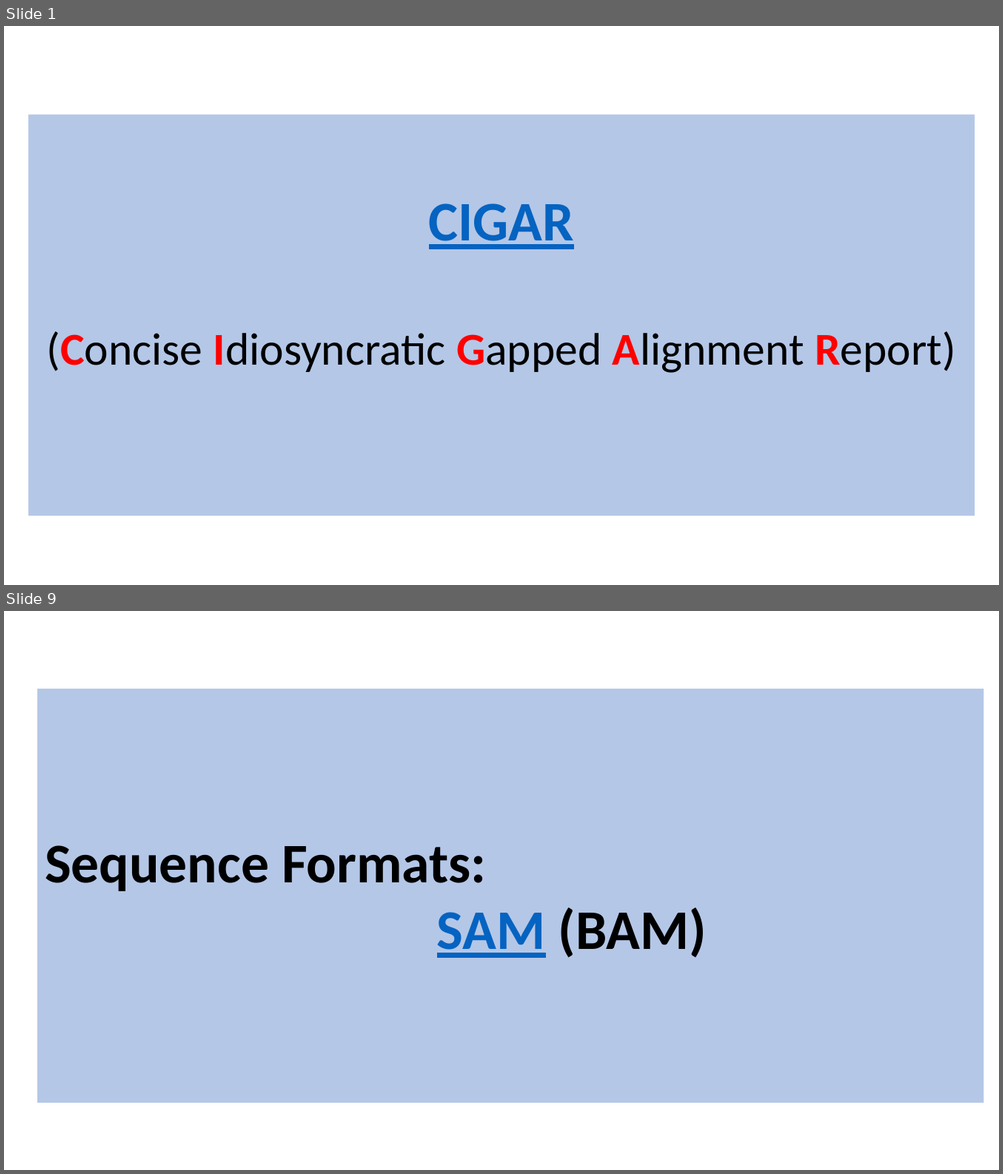
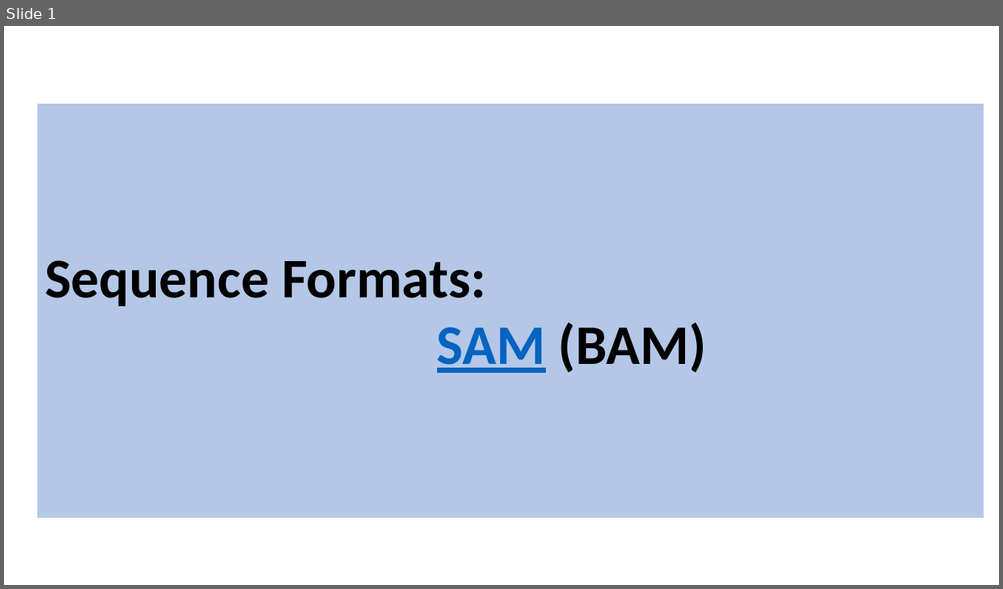
Before and after one commit to BioinformaticsTraining/Introduction-to-Bioinformatics, a slide deck: Flip Presentations/NGS_Intro/03-SAM_BAM/BAM_CIGAR.pptx. Shown one above the other, each under a label of ours: slides 1 and 9 before the commit, slide 1 after it; the slides between them are not shown. The pictures are 1003x1174 and 1003x589 pixels, drawn with LibreOffice and Linux fonts; fonts in the diff are those of the drawing. Boxes give left, top, right and bottom in pixels: in the first picture for what was removed or moved away, otherwise in the second. Text is boxed around its words. In the diff, an @@ line names an element or a change of style, - is before the commit and + after.

Commit message:
Jusy N & P to do for CIGARs
	modified:   Flip Presentations/NGS_Intro/02-CIGARS/02-CIGARS.pptx
	modified:   Flip Presentations/NGS_Intro/03-SAM_BAM/BAM_CIGAR.pptx

```diff
--- a/Flip Presentations/NGS_Intro/03-SAM_BAM/BAM_CIGAR.pptx
+++ b/Flip Presentations/NGS_Intro/03-SAM_BAM/BAM_CIGAR.pptx
@@ slide 1 removed at bbox=[4, 26, 999, 585], background #FFFFFF @@
@@ rectangle removed at bbox=[28, 115, 975, 517] @@
-CIGAR
-(Concise Idiosyncratic Gapped Alignment Report)
@@ what was slide 9 is now slide 1 @@
```
Also in this commit, not shown: 1 slide changed, 7 other slides removed, 1 other file.
